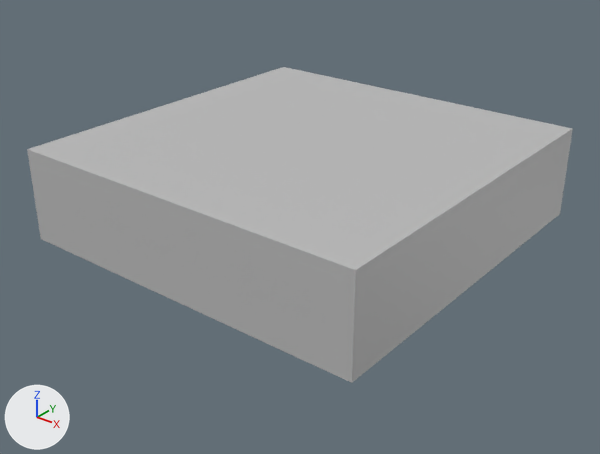
Before and after pictures for a commit that changed the FBX model Assets/Mockup Assets/Mockups/IG_town_mockup_GEO.fbx.
Rendered twice from a 50 mm camera at (0.1525, -0.1951, 0.1348) aimed at (0.0028, -0.008, 0.0188). The lights are fixed; the arrows at lower left show +X, +Y and +Z. Where no turn or scale is listed for an object, it has been applied to the vertices.

The first picture shows 'IG_town_mockup_GEO'.
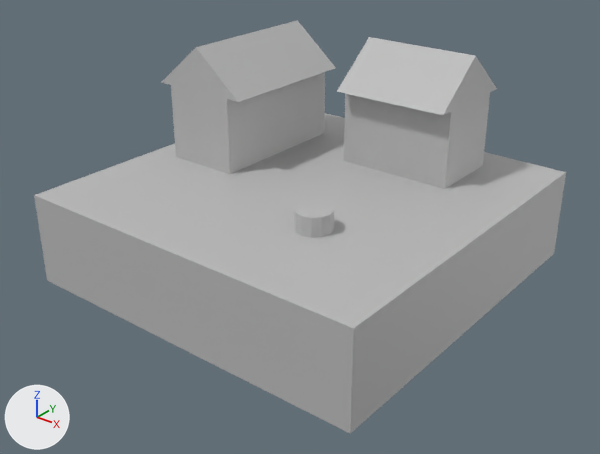
Where the change shows, as pixel boxes (x1, y1, x2, y2) in the pictures (600 x 454 px):
'IG_town_mockup_GEO', reshaped, moved (31% taller): before (27, 67, 573, 383); after (34, 20, 566, 433)
part 1 of me_mesh, added: after (295, 201, 334, 238)
part 2 of me_mesh, built on: after (161, 20, 497, 189)

The edits, one by one:
me_mesh is used by ob_ig_town_mockup_geo; location (0.0, 0.0, 0.0152).
me_mesh had 8 vertices, 12 faces and spanned x -0.061..0.061, y -0.061..0.061, z 0.0..0.0305.
me_mesh now has 61 vertices, 82 faces and spans x -0.061..0.061, y -0.061..0.061, z 0.0..0.0707.
me_mesh part 1: a new loose piece of 25 vertices spanning x 0.0163..0.0275, y -0.031..-0.0198, z 0.0254..0.0366, in mat_lambert1 (grey #bcbcbc).
Part 2, on me_mesh:
2 faces are deleted.
20 vertices are added at x -0.0557..0.0365, y -0.0101..0.0538, z 0.0305..0.0707.
8 new vertices lie (0.0, 0.0, 0.0256) away from vertices in x -0.0508..0.0365, y -0.0101..0.0489, z 0.0305.
36 new faces join them.
Object 'IG_town_mockup_GEO' (ob_ig_town_mockup_geo) moves from (0.0, 0.0, 0.0152) to (0.0, 0.0, 0.0).
